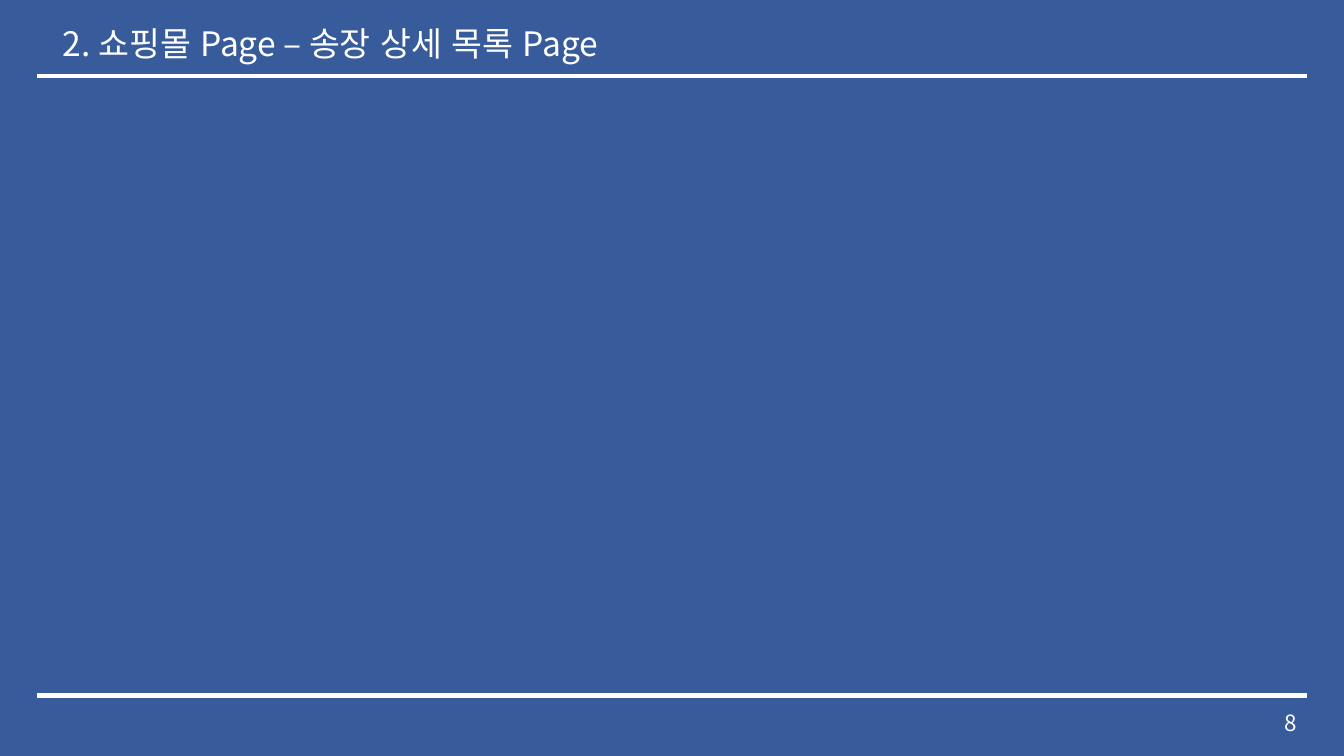
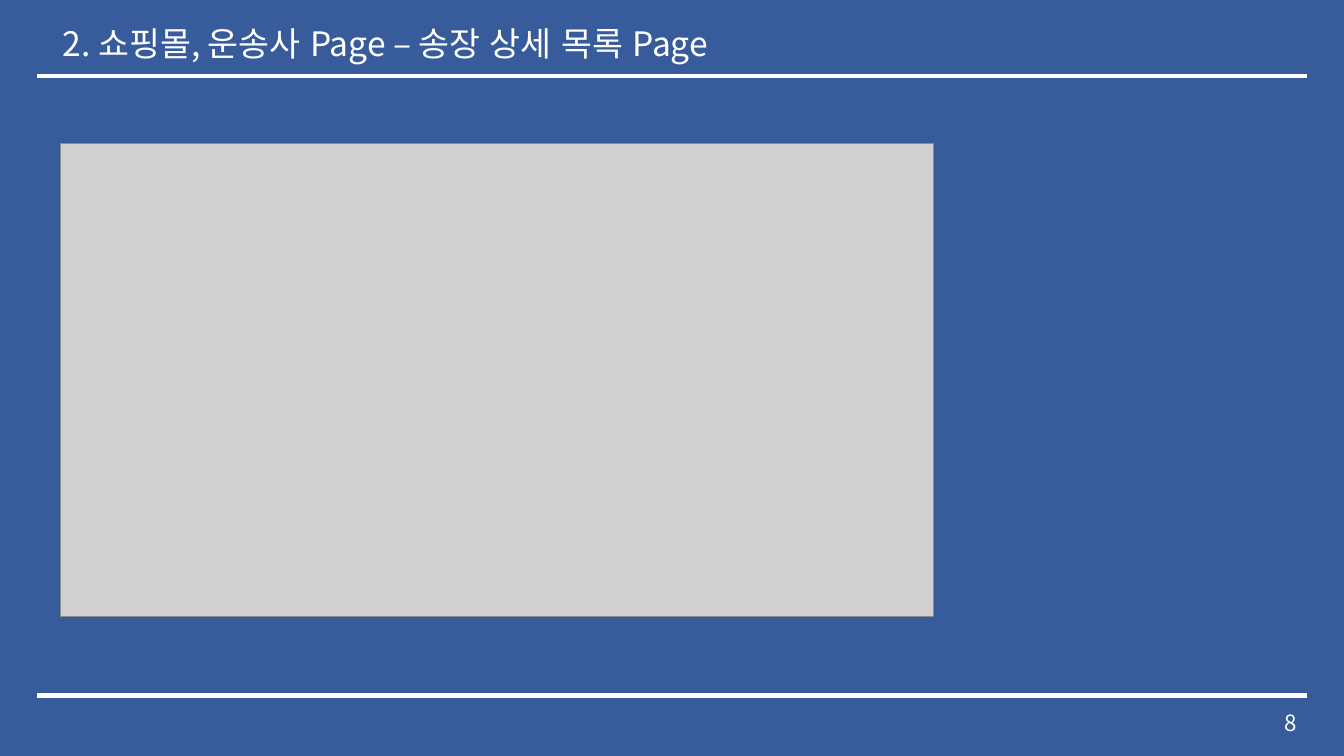
Before and after one commit to lx9203/fulfillmentBlue, a slide deck: slide 8 of Fulfillment 중간발표.pptx. Drawn at 1344x756 pixels with LibreOffice and Linux fonts; fonts in the diff are those of the drawing; grey boxes stand for pictures. Boxes give left, top, right and bottom in pixels: in the first picture for what was removed or moved away, otherwise in the second. Text is boxed around its words. In the diff, an @@ line names an element or a change of style, - is before the commit and + after.

```diff
--- a/Fulfillment 중간발표.pptx
+++ b/Fulfillment 중간발표.pptx
@@ text at bbox=[63, 28, 708, 65]: text changed @@
-2. 쇼핑몰 Page – 송장 상세 목록 Page
+2. 쇼핑몰, 운송사 Page – 송장 상세 목록 Page
@@ picture added at bbox=[60, 143, 934, 616] @@
```
Also in this commit, not shown: 10 other slides changed, 3 slides removed, 15 other files.
